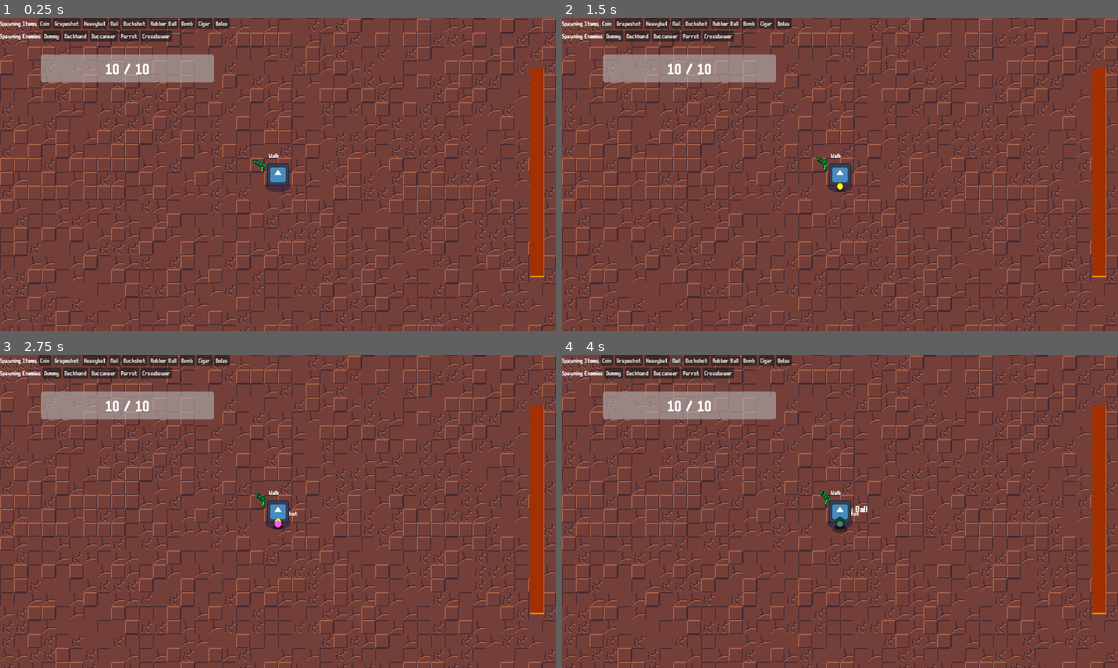
Above: before the commit, frames 1-4 (two rows, left to right).
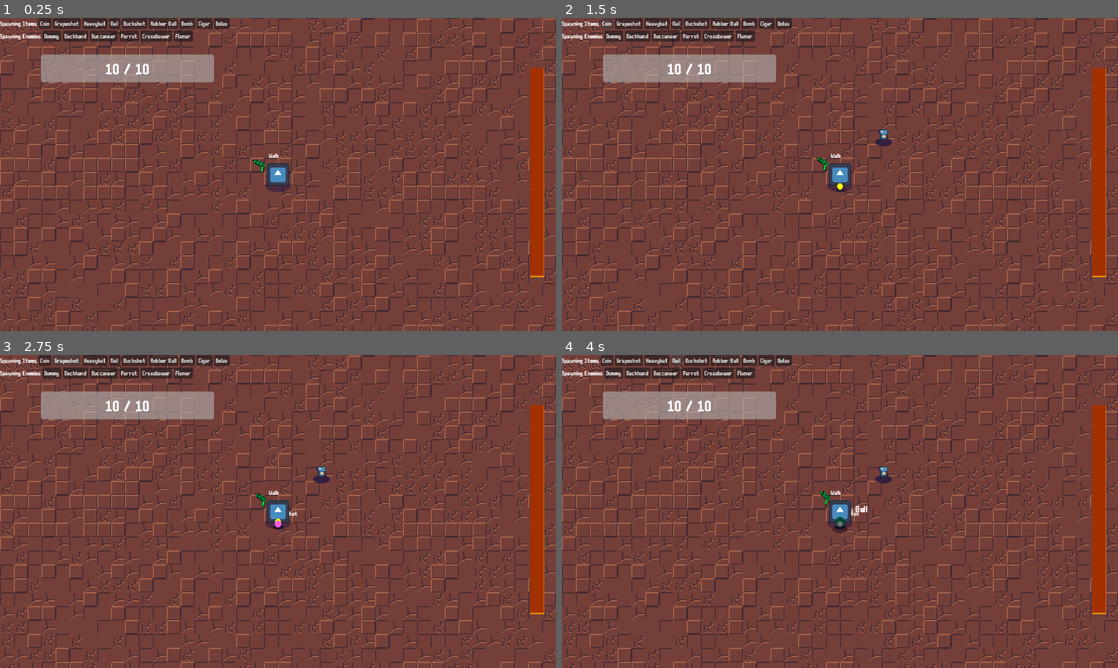
Above: after the commit, the same moments.

Repository: DinoStarBros/GWJ93Bounty
Game: Godot game, scene res://Screens/PrototypeScene/prototype_scene.tscn
The game is run twice, just before and just after one commit, with the same random seed, the same clock (stepped at 60 frames per second) and the same inputs. The engine's default icon, where the game draws it, is replaced by a stand-in: a white triangle on a blue panel in a dark square.
Inputs (mouse positions are in pixels of both pictures, inside the frame that each line leads up to):
- Up to frame 1 (0.25 s): no input
- Up to frame 2 (1.5 s): click (745, 36) at 0.5 s, where only the run after the commit has a clickable "Flamer"; click "Coin" at 1.25 s
- Up to frame 3 (2.75 s): click "Grapeshot" at 2 s
- Up to frame 4 (4 s): click "Heavyball" at 2.75 s; click "Nail" at 3.5 s

The runs differ from the first frame. In frame 1, 0.1% of the frame differs, in the area x 31-35%, y 4-8%; in frame 2, 0.2%, in the area x 31-60%, y 4-42%; in frame 3, 0.2%; in frame 4, 0.2%.

Commit message:
prepped enemy scenes

Diff:
--- a/Components/EntitiesParent/entities_parent.gd
+++ b/Components/EntitiesParent/entities_parent.gd
@@ -3,6 +3,10 @@
 
 const dummy_scn : PackedScene = preload("res://Entities/Enemies/Dummy/dummy.tscn")
 const deckhand_scn : PackedScene = preload("res://Entities/Enemies/Deckhand/deckhand.tscn")
+const buccaneer_scn : PackedScene = preload("res://Entities/Enemies/Buccaneer/buccaneer.tscn")
+const parrot_scn : PackedScene = preload("res://Entities/Enemies/Parrot/parrot.tscn")
+const crossbower_scn : PackedScene = preload("res://Entities/Enemies/Crossbower/crossbower.tscn")
+const flamer_scn : PackedScene = preload("res://Entities/Enemies/Flamer/flamer.tscn")
 
 func _ready() -> void:
 	Global.entities_parent = self
@@ -20,8 +24,10 @@
 func spawn_deckhand(pos: Vector2) -> void:
 	spawn_enemy(deckhand_scn, pos)
 func spawn_buccaneer(pos: Vector2) -> void:
-	spawn_enemy(dummy_scn, pos)
+	spawn_enemy(buccaneer_scn, pos)
 func spawn_parrot(pos: Vector2) -> void:
-	spawn_enemy(dummy_scn, pos)
+	spawn_enemy(parrot_scn, pos)
 func spawn_crossbower(pos: Vector2) -> void:
-	spawn_enemy(dummy_scn, pos)
+	spawn_enemy(crossbower_scn, pos)
+func spawn_flamer(pos: Vector2) -> void:
+	spawn_enemy(flamer_scn, pos)
--- /dev/null
+++ b/Entities/Enemies/Buccaneer/buccaneer.gd
@@ -0,0 +1,8 @@
+extends Enemy
+class_name Buccaneer
+
+func _ready() -> void:
+	setup_hitbox()
+
+func _physics_process(delta: float) -> void:
+	move_and_slide()
--- /dev/null
+++ b/Entities/Enemies/Buccaneer/buccaneer.tscn
@@ -0,0 +1,34 @@
+[gd_scene format=3 uid="uid://5xejscvfmuah"]
+
+[ext_resource type="Script" uid="uid://bg0bved323x8j" path="res://Entities/Enemies/Buccaneer/buccaneer.gd" id="1_m8i1k"]
+[ext_resource type="Texture2D" uid="uid://caxh1qlqdsmvc" path="res://Art/Stuff/enemies.png" id="2_m8i1k"]
+[ext_resource type="Texture2D" uid="uid://slhurkpdhu5p" path="res://Art/Placeholder/shadow_circle.png" id="3_qiojx"]
+
+[sub_resource type="RectangleShape2D" id="RectangleShape2D_m8i1k"]
+size = Vector2(22, 19)
+
+[node name="buccaneer" type="CharacterBody2D" unique_id=1794169077]
+collision_layer = 0
+script = ExtResource("1_m8i1k")
+attack_damage = null
+knockback = null
+stun_duration = null
+move_speed = 200.0
+
+[node name="sprite" type="Sprite2D" parent="." unique_id=1250451182]
+position = Vector2(0, -24)
+scale = Vector2(1.5, 1.5)
+texture = ExtResource("2_m8i1k")
+region_enabled = true
+region_rect = Rect2(128, 64, 32, 32)
+
+[node name="ShadowCircle" type="Sprite2D" parent="sprite" unique_id=793443689]
+self_modulate = Color(1, 1, 1, 0.62352943)
+show_behind_parent = true
+position = Vector2(0, 16)
+scale = Vector2(0.5, 0.5)
+texture = ExtResource("3_qiojx")
+
+[node name="CollisionShape2D" type="CollisionShape2D" parent="." unique_id=1264159755]
+position = Vector2(0, -9.5)
+shape = SubResource("RectangleShape2D_m8i1k")
--- /dev/null
+++ b/Entities/Enemies/Crossbower/crossbower.gd
@@ -0,0 +1,8 @@
+extends Enemy
+class_name Crossbower
+
+func _ready() -> void:
+	setup_hitbox()
+
+func _physics_process(delta: float) -> void:
+	move_and_slide()
--- /dev/null
+++ b/Entities/Enemies/Crossbower/crossbower.tscn
@@ -0,0 +1,31 @@
+[gd_scene format=3 uid="uid://d1npu2g441r1o"]
+
+[ext_resource type="Script" uid="uid://bao87k37nfdj3" path="res://Entities/Enemies/Crossbower/crossbower.gd" id="1_0u1cq"]
+[ext_resource type="Texture2D" uid="uid://caxh1qlqdsmvc" path="res://Art/Stuff/enemies.png" id="2_gkr2e"]
+[ext_resource type="Texture2D" uid="uid://slhurkpdhu5p" path="res://Art/Placeholder/shadow_circle.png" id="3_ioufh"]
+
+[sub_resource type="RectangleShape2D" id="RectangleShape2D_m8i1k"]
+size = Vector2(22, 19)
+
+[node name="crossbower" type="CharacterBody2D" unique_id=1794169077]
+collision_layer = 0
+script = ExtResource("1_0u1cq")
+move_speed = 200.0
+
+[node name="sprite" type="Sprite2D" parent="." unique_id=1250451182]
+position = Vector2(0, -24)
+scale = Vector2(1.5, 1.5)
+texture = ExtResource("2_gkr2e")
+region_enabled = true
+region_rect = Rect2(0, 192, 32, 32)
+
+[node name="ShadowCircle" type="Sprite2D" parent="sprite" unique_id=793443689]
+self_modulate = Color(1, 1, 1, 0.62352943)
+show_behind_parent = true
+position = Vector2(0, 16)
+scale = Vector2(0.5, 0.5)
+texture = ExtResource("3_ioufh")
+
+[node name="CollisionShape2D" type="CollisionShape2D" parent="." unique_id=1264159755]
+position = Vector2(0, -9.5)
+shape = SubResource("RectangleShape2D_m8i1k")
--- a/Entities/Enemies/Deckhand/deckhand.tscn
+++ b/Entities/Enemies/Deckhand/deckhand.tscn
@@ -27,7 +27,7 @@
 hitbox_component = NodePath("HitboxComponent")
 move_speed = 250.0
 
-[node name="Enemies" type="Sprite2D" parent="." unique_id=1330226294]
+[node name="sprite" type="Sprite2D" parent="." unique_id=1330226294]
 position = Vector2(0, -24)
 scale = Vector2(1.5, 1.5)
 texture = ExtResource("2_14q1e")
@@ -35,7 +35,7 @@
 region_enabled = true
 region_rect = Rect2(0, 0, 128, 32)
 
-[node name="ShadowCircle" type="Sprite2D" parent="Enemies" unique_id=47008626]
+[node name="ShadowCircle" type="Sprite2D" parent="sprite" unique_id=47008626]
 self_modulate = Color(1, 1, 1, 0.62352943)
 show_behind_parent = true
 position = Vector2(0, 16)
--- /dev/null
+++ b/Entities/Enemies/Flamer/flamer.gd
@@ -0,0 +1,8 @@
+extends Enemy
+class_name Flamer
+
+func _ready() -> void:
+	setup_hitbox()
+
+func _physics_process(delta: float) -> void:
+	move_and_slide()
--- /dev/null
+++ b/Entities/Enemies/Flamer/flamer.tscn
@@ -0,0 +1,31 @@
+[gd_scene format=3 uid="uid://cljmrhb3vburi"]
+
+[ext_resource type="Script" uid="uid://d2o2umle6uwlt" path="res://Entities/Enemies/Flamer/flamer.gd" id="1_6kcll"]
+[ext_resource type="Texture2D" uid="uid://drfyuy8w6p057" path="res://Art/Arks/DinoSprites - doux.png" id="2_mll4l"]
+[ext_resource type="Texture2D" uid="uid://slhurkpdhu5p" path="res://Art/Placeholder/shadow_circle.png" id="3_dmfy3"]
+
+[sub_resource type="RectangleShape2D" id="RectangleShape2D_m8i1k"]
+size = Vector2(22, 19)
+
+[node name="flamer" type="CharacterBody2D" unique_id=1794169077]
+collision_layer = 0
+script = ExtResource("1_6kcll")
+move_speed = 200.0
+
+[node name="sprite" type="Sprite2D" parent="." unique_id=1250451182]
+position = Vector2(0, -18)
+scale = Vector2(1.5, 1.5)
+texture = ExtResource("2_mll4l")
+region_enabled = true
+region_rect = Rect2(0, 0, 24, 24)
+
+[node name="ShadowCircle" type="Sprite2D" parent="sprite" unique_id=793443689]
+self_modulate = Color(1, 1, 1, 0.62352943)
+show_behind_parent = true
+position = Vector2(0, 12)
+scale = Vector2(0.33, 0.33)
+texture = ExtResource("3_dmfy3")
+
+[node name="CollisionShape2D" type="CollisionShape2D" parent="." unique_id=1264159755]
+position = Vector2(0, -9.5)
+shape = SubResource("RectangleShape2D_m8i1k")
--- /dev/null
+++ b/Entities/Enemies/Parrot/parrot.gd
@@ -0,0 +1,8 @@
+extends Enemy
+class_name Parrot
+
+func _ready() -> void:
+	setup_hitbox()
+
+func _physics_process(delta: float) -> void:
+	move_and_slide()
--- /dev/null
+++ b/Entities/Enemies/Parrot/parrot.tscn
@@ -0,0 +1,30 @@
+[gd_scene format=3 uid="uid://vgk2lp7vtcpx"]
+
+[ext_resource type="Script" uid="uid://d24ivml5w3cl6" path="res://Entities/Enemies/Parrot/parrot.gd" id="1_q2yf3"]
+[ext_resource type="Texture2D" uid="uid://caxh1qlqdsmvc" path="res://Art/Stuff/enemies.png" id="2_fmglb"]
+[ext_resource type="Texture2D" uid="uid://slhurkpdhu5p" path="res://Art/Placeholder/shadow_circle.png" id="3_80rry"]
+
+[sub_resource type="RectangleShape2D" id="RectangleShape2D_m8i1k"]
+size = Vector2(22, 19)
+
+[node name="parrot" type="CharacterBody2D" unique_id=1794169077]
+collision_layer = 0
+script = ExtResource("1_q2yf3")
+move_speed = 200.0
+
+[node name="sprite" type="Sprite2D" parent="." unique_id=1250451182]
+position = Vector2(0, -16)
+texture = ExtResource("2_fmglb")
+region_enabled = true
+region_rect = Rect2(32, 96, 32, 32)
+
+[node name="ShadowCircle" type="Sprite2D" parent="sprite" unique_id=793443689]
+self_modulate = Color(1, 1, 1, 0.62352943)
+show_behind_parent = true
+position = Vector2(0, 16)
+scale = Vector2(0.5, 0.5)
+texture = ExtResource("3_80rry")
+
+[node name="CollisionShape2D" type="CollisionShape2D" parent="." unique_id=1264159755]
+position = Vector2(0, -9.5)
+shape = SubResource("RectangleShape2D_m8i1k")
--- a/Entities/EnemyClass.gd
+++ b/Entities/EnemyClass.gd
@@ -10,9 +10,10 @@
 const tdev_range : float = 200
 
 func setup_hitbox() -> void:
-	hitbox_component.attack.attack_damage = attack_damage
-	hitbox_component.attack.knockback = knockback
-	hitbox_component.attack.stun_duration = stun_duration
+	if hitbox_component:
+		hitbox_component.attack.attack_damage = attack_damage
+		hitbox_component.attack.knockback = knockback
+		hitbox_component.attack.stun_duration = stun_duration
 
 func get_dir_to_plr() -> Vector2:
 	return global_position.direction_to(Global.player.global_position)
--- a/Entities/Player/dev_ops.gd
+++ b/Entities/Player/dev_ops.gd
@@ -68,4 +68,7 @@
 	14:[%sCrossbower,
 		func(): ep.spawn_crossbower(p.global_position + espawn_offset)
 	],
+	15:[%sFlamer,
+		func(): ep.spawn_flamer(p.global_position + espawn_offset)
+	],
 }
--- a/Panels/DevOps/dev_ops.tscn
+++ b/Panels/DevOps/dev_ops.tscn
@@ -108,3 +108,9 @@
 layout_mode = 2
 focus_mode = 0
 text = "Crossbower"
+
+[node name="sFlamer" type="Button" parent="vbox/GridContainer" unique_id=478237985]
+unique_name_in_owner = true
+layout_mode = 2
+focus_mode = 0
+text = "Flamer"
Not shown, added: Entities/Enemies/Buccaneer/buccaneer.gd.uid
Not shown, added: Entities/Enemies/Crossbower/crossbower.gd.uid
Not shown, added: Entities/Enemies/Flamer/flamer.gd.uid
Not shown, added: Entities/Enemies/Parrot/parrot.gd.uid
